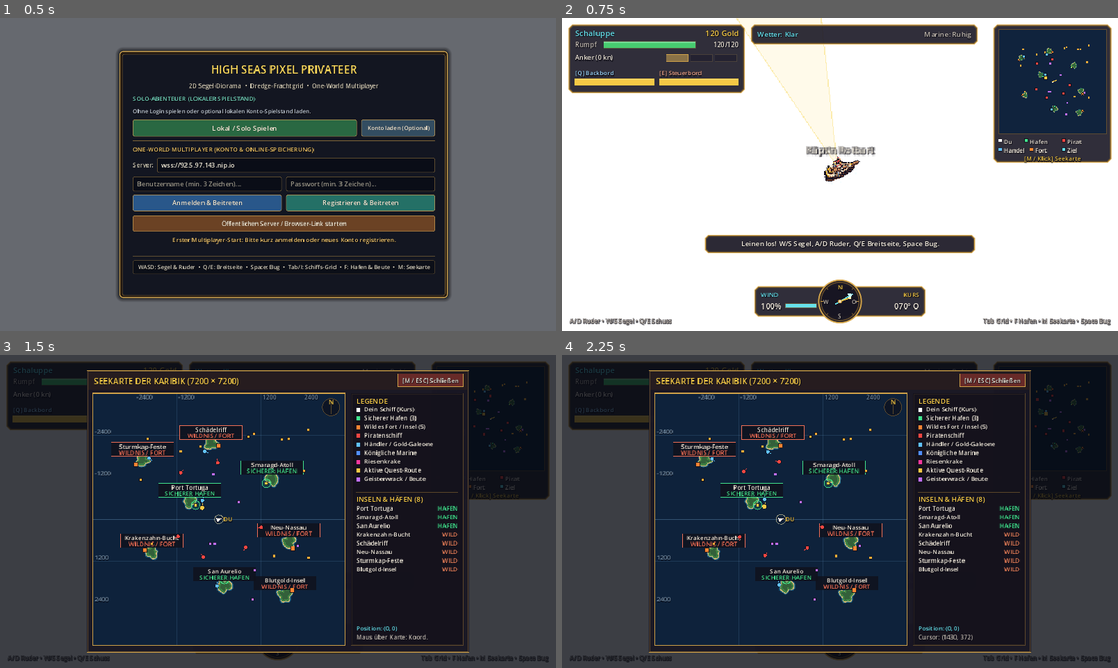
Above: before the commit, frames 1-4 (two rows, left to right).
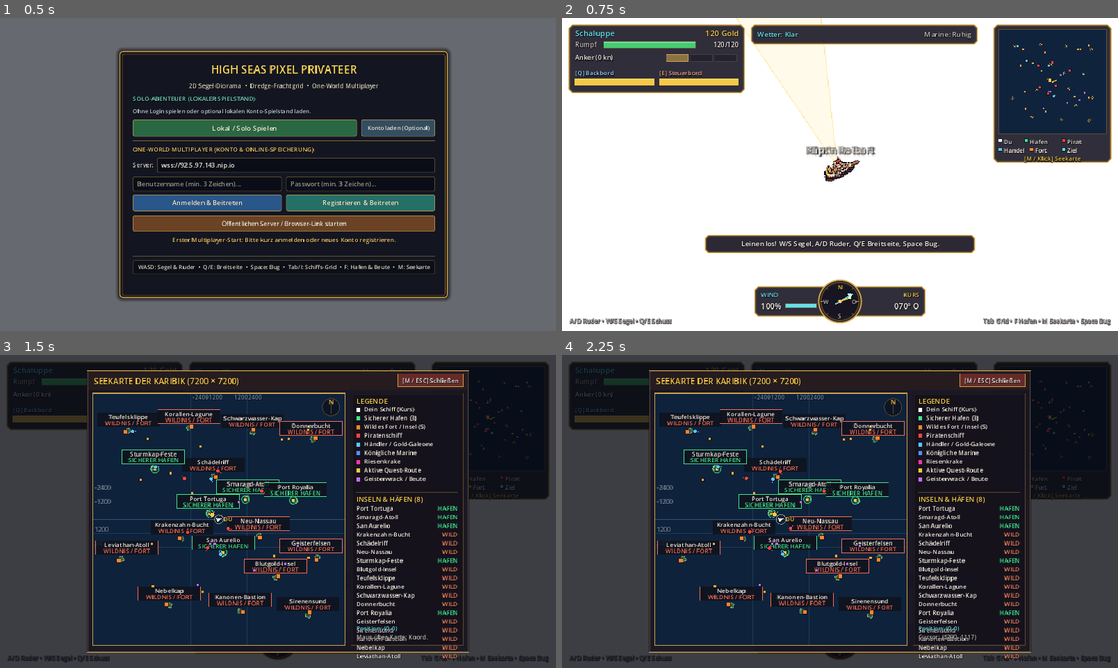
Above: after the commit, the same moments.

Repository: gandidast/high-seas-privateer
Game: Godot game, scene res://main.tscn
Two runs of this game, one before a commit and one after it. Both use one fixed random seed, a clock stepped at 60 frames per second and the inputs below.
Inputs (mouse positions are in pixels of both pictures, inside the frame that each line leads up to):
- Up to frame 1 (0.5 s): no input
- Up to frame 2 (0.75 s): click "Lokal / Solo Spielen" at 0.5 s
- Up to frame 3 (1.5 s): tap Enter at 1.25 s; drag from (489, 430) to (333, 442) at 1.27 s
- Up to frame 4 (2.25 s): drag from (840, 511) to (812, 574) at 2.02 s

Frame 1 is identical in both runs. In frame 2, 0.3% of the frame differs, in the area x 80-96%, y 8-34%; in frame 3, 14%; in frame 4, 14%, in the area x 16-96%, y 8-98%.

Commit message:
Implement armor/hull buffs, 3 new ship classes (tiers 6-8), and 21600x21600 18-island world

Diff:
--- a/shared/contracts.gd
+++ b/shared/contracts.gd
@@ -9,7 +9,7 @@
 ## via both `Contracts` (class_name) and `EventBus` (Autoload singleton).
 
 const DEFAULT_WORLD_SEED: int = 1337420
-const WORLD_HALF_EXTENT: float = 3600.0
+const WORLD_HALF_EXTENT: float = 10800.0
 const SERVER_DEFAULT_PORT: int = 8080
 
 # Water depth thresholds returned by get_water_depth(world_pos, world_seed):
@@ -67,7 +67,10 @@
 	BRIGANTINE = 2,      ## Brigg (Tier 2: Allrounder, 7x5 Grid)
 	FRIGATE = 3,         ## Fregatte (Tier 3: 8x6 Grid, schwere Breitseite)
 	CORSAIR_CLIPPER = 4, ## Kaper-Klipper (Tier 4: schnellster Jäger, +15% Nachladegeschwindigkeit)
-	WAR_GALLEON = 5      ## Kriegsgaleone (Tier 5: 10x7 Grid, schwere Panzerung & Feuerkraft)
+	WAR_GALLEON = 5,     ## Kriegsgaleone (Tier 5: 10x7 Grid, schwere Panzerung & Feuerkraft)
+	CORSAIR_XEBEC = 6,   ## Korsaren-Schebecke (Tier 6: 8x5 Grid, 2 Bug-Slots, +12% Nachladen, Ramm-Jäger)
+	IRONCLAD = 7,        ## Panzer-Monitor (Tier 7: 9x6 Grid, schwere Eisenpanzerung & Rammsporn)
+	MAN_O_WAR = 8        ## Linienschiff (Tier 8: 12x7 Grid, gewaltiges Dreidecker-Flaggschiff)
 }
 
 const SHIP_CLASS_SPECS: Dictionary = {
@@ -109,9 +112,9 @@
 		"cost": 650,
 		"grid_cols": 7,
 		"grid_rows": 5,
-		"base_hp": 225.0,
+		"base_hp": 260.0,
 		"base_speed": 101.0,
-		"armor": 2.0,
+		"armor": 4.5,
 		"turn_speed": 1.60,
 		"inertia": 5.6,
 		"accel": 45.0,
@@ -125,9 +128,9 @@
 		"cost": 1400,
 		"grid_cols": 8,
 		"grid_rows": 6,
-		"base_hp": 330.0,
+		"base_hp": 420.0,
 		"base_speed": 97.0,
-		"armor": 4.0,
+		"armor": 9.0,
 		"turn_speed": 1.42,
 		"inertia": 4.6,
 		"accel": 42.0,
@@ -157,20 +160,71 @@
 		"cost": 4800,
 		"grid_cols": 10,
 		"grid_rows": 7,
-		"base_hp": 620.0,
+		"base_hp": 760.0,
 		"base_speed": 90.0,
-		"armor": 8.5,
+		"armor": 15.0,
 		"turn_speed": 1.18,
 		"inertia": 3.8,
 		"accel": 38.0,
 		"max_weight": 190.0,
 		"hull_radius": 23.0,
 		"reload_bonus": 1.0
+	},
+	ShipClass.CORSAIR_XEBEC: {
+		"tier": ShipClass.CORSAIR_XEBEC,
+		"name": "Korsaren-Schebecke",
+		"cost": 3600,
+		"grid_cols": 8,
+		"grid_rows": 5,
+		"base_hp": 310.0,
+		"base_speed": 128.0,
+		"armor": 5.5,
+		"turn_speed": 1.92,
+		"inertia": 6.8,
+		"accel": 54.0,
+		"max_weight": 95.0,
+		"hull_radius": 17.0,
+		"reload_bonus": 1.12,
+		"ram_bonus": 12.0,
+		"bow_slots": 2
+	},
+	ShipClass.IRONCLAD: {
+		"tier": ShipClass.IRONCLAD,
+		"name": "Panzer-Monitor",
+		"cost": 5800,
+		"grid_cols": 9,
+		"grid_rows": 6,
+		"base_hp": 820.0,
+		"base_speed": 86.0,
+		"armor": 24.0,
+		"turn_speed": 1.15,
+		"inertia": 3.8,
+		"accel": 38.0,
+		"max_weight": 185.0,
+		"hull_radius": 22.0,
+		"reload_bonus": 1.0,
+		"ram_bonus": 24.0
+	},
+	ShipClass.MAN_O_WAR: {
+		"tier": ShipClass.MAN_O_WAR,
+		"name": "Linienschiff",
+		"cost": 8800,
+		"grid_cols": 12,
+		"grid_rows": 7,
+		"base_hp": 1040.0,
+		"base_speed": 84.0,
+		"armor": 18.5,
+		"turn_speed": 1.02,
+		"inertia": 3.2,
+		"accel": 34.0,
+		"max_weight": 260.0,
+		"hull_radius": 25.0,
+		"reload_bonus": 1.0
 	}
 }
 
 static func get_ship_class_spec(tier: int) -> Dictionary:
-	var clamped_tier: int = clampi(tier, ShipClass.SLOOP, ShipClass.WAR_GALLEON)
+	var clamped_tier: int = clampi(tier, ShipClass.SLOOP, ShipClass.MAN_O_WAR)
 	return SHIP_CLASS_SPECS.get(clamped_tier, SHIP_CLASS_SPECS[ShipClass.SLOOP])
 
 enum WeatherState {
@@ -632,7 +686,7 @@
 
 
 class ShipStats extends RefCounted:
-	var hull_tier: int = 0                ## 0 = Schaluppe, 1 = Brigg, 2 = Schwere Fregatte/Galeone
+	var hull_tier: int = 0                ## 0 = Schaluppe .. 8 = Linienschiff
 	var base_max_hp: float = 120.0
 	var max_hp: float = 120.0
 	var armor: float = 0.0
@@ -658,6 +712,7 @@
 	var powder_barrel_count: int = 0
 	var sail_upgrade_count: int = 0
 	var passive_repair_rate: float = 0.0
+	var innate_ram_bonus: float = 0.0
 	var ram_damage_bonus: float = 0.0
 	var vision_bonus: float = 0.0
 	var burn_bonus_dps: float = 0.0
@@ -688,6 +743,7 @@
 			"powder_barrel_count": powder_barrel_count,
 			"sail_upgrade_count": sail_upgrade_count,
 			"passive_repair_rate": passive_repair_rate,
+			"innate_ram_bonus": innate_ram_bonus,
 			"ram_damage_bonus": ram_damage_bonus,
 			"vision_bonus": vision_bonus,
 			"burn_bonus_dps": burn_bonus_dps,
@@ -719,6 +775,7 @@
 		s.powder_barrel_count = int(d.get("powder_barrel_count", 0))
 		s.sail_upgrade_count = int(d.get("sail_upgrade_count", 0))
 		s.passive_repair_rate = float(d.get("passive_repair_rate", 0.0))
+		s.innate_ram_bonus = float(d.get("innate_ram_bonus", 0.0))
 		s.ram_damage_bonus = float(d.get("ram_damage_bonus", 0.0))
 		s.vision_bonus = float(d.get("vision_bonus", 0.0))
 		s.burn_bonus_dps = float(d.get("burn_bonus_dps", 0.0))
@@ -851,8 +908,8 @@
 # (sin, cos, atan2, length, clamp) so that GLSL in `ocean_shader.gdshader` and
 # GDScript in `world_map.gd` / `ship_physics.gd` produce 100% identical results!
 
-const ISLAND_COUNT: int = 8
-const SAFE_HARBOR_INDICES: Array[int] = [0, 1, 2]
+const ISLAND_COUNT: int = 18
+const SAFE_HARBOR_INDICES: Array[int] = [0, 1, 2, 6, 12]
 
 const ISLAND_NAMES: Array[String] = [
 	"Port Tortuga",
@@ -862,21 +919,41 @@
 	"Schädelriff",
 	"Neu-Nassau",
 	"Sturmkap-Feste",
-	"Blutgold-Insel"
+	"Blutgold-Insel",
+	"Teufelsklippe",
+	"Korallen-Lagune",
+	"Schwarzwasser-Kap",
+	"Donnerbucht",
+	"Port Royalia",
+	"Geisterfelsen",
+	"Sirenensund",
+	"Kanonen-Bastion",
+	"Nebelkap",
+	"Leviathan-Atoll"
 ]
 
 # Base island archetypes: Vector4(base_x, base_y, base_radius, harbor_angle_rad)
-# Placed across [-2500..+2500] around the open central starting sea (0, 0 is deep navigable ocean!).
-# Indices 0..2 are safe harbors (NW, NE, South); indices 3..7 are wild pirate/fort/treasure islands.
+# Placed across [-9200..+9200] around the open central starting sea (0, 0 is deep navigable ocean!).
+# Indices 0, 1, 2, 6, 12 are safe harbors (5 total); the remaining 13 indices are wild pirate/fort/treasure islands.
 const BASE_ISLAND_SPECS: Array[Vector4] = [
-	Vector4(-780.0, -480.0, 185.0, 0.55),   # 0: Port Tortuga (Safe Harbor NW, facing SE toward spawn)
-	Vector4(1520.0, -1180.0, 195.0, 2.45),  # 1: Smaragd-Atoll (Safe Harbor NE, facing SW)
-	Vector4(120.0, 1840.0, 205.0, -1.57),   # 2: San Aurelio (Safe Harbor South, facing North)
-	Vector4(-1960.0, 920.0, 185.0, -0.45),  # 3: Krakenzahn-Bucht (Wild WSW)
-	Vector4(-220.0, -2120.0, 195.0, 1.57),  # 4: Schädelriff (Wild North)
-	Vector4(2040.0, 680.0, 200.0, -2.65),   # 5: Neu-Nassau (Wild East)
-	Vector4(-2140.0, -1680.0, 190.0, 0.72), # 6: Sturmkap-Feste (Wild NW)
-	Vector4(1880.0, 2100.0, 210.0, -2.25)   # 7: Blutgold-Insel (Wild SE)
+	Vector4(-880.0, -540.0, 190.0, 0.55),   # 0: Port Tortuga (Safe Harbor Central-NW, facing SE toward spawn)
+	Vector4(2450.0, -1850.0, 200.0, 2.45),  # 1: Smaragd-Atoll (Safe Harbor Inner-NE, facing SW)
+	Vector4(320.0, 2950.0, 210.0, -1.57),   # 2: San Aurelio (Safe Harbor Inner-South, facing North)
+	Vector4(-3200.0, 1650.0, 195.0, -0.45), # 3: Krakenzahn-Bucht (Wild WSW)
+	Vector4(-480.0, -3650.0, 205.0, 1.57),  # 4: Schädelriff (Wild North)
+	Vector4(3450.0, 1400.0, 200.0, -2.65),  # 5: Neu-Nassau (Wild East)
+	Vector4(-5600.0, -4400.0, 210.0, 0.65), # 6: Sturmkap-Feste (Safe Harbor NW)
+	Vector4(4850.0, 4950.0, 220.0, -2.25),  # 7: Blutgold-Insel (Wild SE)
+	Vector4(-7800.0, -7600.0, 230.0, 0.78), # 8: Teufelsklippe (Wild Far-NW)
+	Vector4(-2600.0, -7800.0, 210.0, 1.40), # 9: Korallen-Lagune (Wild Far-NNW)
+	Vector4(2900.0, -7400.0, 225.0, 1.85),  # 10: Schwarzwasser-Kap (Wild Far-NNE)
+	Vector4(8100.0, -6800.0, 235.0, 2.55),  # 11: Donnerbucht (Wild Far-NE)
+	Vector4(6600.0, -1600.0, 215.0, -2.90), # 12: Port Royalia (Safe Harbor Far-East)
+	Vector4(8400.0, 3200.0, 225.0, -2.40),  # 13: Geisterfelsen (Wild Far-ESE)
+	Vector4(7600.0, 8200.0, 240.0, -2.35),  # 14: Sirenensund (Wild Far-SE)
+	Vector4(1800.0, 7900.0, 220.0, -1.65),  # 15: Kanonen-Bastion (Wild Far-SSE)
+	Vector4(-4200.0, 7400.0, 230.0, -1.15), # 16: Nebelkap (Wild Far-SSW)
+	Vector4(-8300.0, 3400.0, 235.0, -0.35)  # 17: Leviathan-Atoll (Wild Far-WSW)
 ]
 
 static func _seed_offset(world_seed: int, idx: int) -> Vector3:
@@ -922,7 +999,7 @@
 	var effective_r: float = base_r * (1.0 + wave - 0.28 * cove_factor)
 	return effective_r
 
-## Returns the deterministic array of all 8 named islands (3 safe harbors, 5 wild islands).
+## Returns the deterministic array of all 18 named islands (5 safe harbors, 13 wild islands).
 static func get_islands(world_seed: int = DEFAULT_WORLD_SEED) -> Array[IslandData]:
 	var result: Array[IslandData] = []
 	for i in range(ISLAND_COUNT):
--- a/sim/dredge_grid.gd
+++ b/sim/dredge_grid.gd
@@ -1,7 +1,7 @@
 class_name DredgeGrid
 extends Node
 ## Dredge-inspired dynamic Tetris ship inventory & stat compiler.
-## Handles 6 ship classes (6x4 Sloop up to 10x7 War Galleon), slot-type constraints
+## Handles 9 ship classes (6x4 Sloop up to 12x7 Man-o'-War), slot-type constraints
 ## (including BOW_WEAPON slots), adjacency synergies (powder barrels, alchemist powder,
 ## gunner quarters), crew/hull/sail upgrades, and weight penalties.
 
@@ -26,7 +26,7 @@
 
 
 func set_hull_tier(new_tier: int) -> void:
-	hull_tier = clampi(new_tier, Contracts.ShipClass.SLOOP, Contracts.ShipClass.WAR_GALLEON)
+	hull_tier = clampi(new_tier, Contracts.ShipClass.SLOOP, Contracts.ShipClass.MAN_O_WAR)
 	_evict_incompatible_items_to_stash()
 	compile_stats()
 
@@ -65,7 +65,12 @@
 		return Contracts.SlotType.DECK_PORT
 	if gy == h - 1:
 		return Contracts.SlotType.DECK_STARBOARD
-	if gx == w - 1 and gy >= 1 and gy <= h - 2 and gy >= (h - 1) / 2 and gy <= h / 2:
+	if hull_tier == Contracts.ShipClass.CORSAIR_XEBEC:
+		if gx == w - 1 and gy >= 1 and gy <= h - 2:
+			return Contracts.SlotType.BOW
+		if gx == w - 2 and (gy == 1 or gy == h - 2):
+			return Contracts.SlotType.BOW
+	elif gx == w - 1 and gy >= 1 and gy <= h - 2 and gy >= (h - 1) / 2 and gy <= h / 2:
 		return Contracts.SlotType.BOW
 	var is_clipper: bool = (hull_tier == Contracts.ShipClass.CORSAIR_CLIPPER)
 	var mast_w: int = 4 if is_clipper else clampi(w - 4, 2, 4)
@@ -453,6 +458,9 @@
 	var base_armor: float = float(spec.get("armor", 0.0))
 	var base_turn: float = float(spec.get("turn_speed", 1.75))
 	var class_reload_bonus: float = maxf(0.25, float(spec.get("reload_bonus", 1.0)))
+	var innate_ram: float = float(spec.get("ram_bonus", 0.0))
+	stats.innate_ram_bonus = innate_ram
+	stats.ram_damage_bonus = innate_ram
 
 	var synergy_sources: Array[Dictionary] = []
 	var total_weight: float = 0.0
@@ -602,7 +610,7 @@
 
 func from_dict(d: Dictionary) -> void:
 	ship_id = int(d.get("ship_id", ship_id))
-	hull_tier = clampi(int(d.get("hull_tier", hull_tier)), Contracts.ShipClass.SLOOP, Contracts.ShipClass.WAR_GALLEON)
+	hull_tier = clampi(int(d.get("hull_tier", hull_tier)), Contracts.ShipClass.SLOOP, Contracts.ShipClass.MAN_O_WAR)
 	placed_items.clear()
 	stash_items.clear()
 
--- a/sim/item_database.gd
+++ b/sim/item_database.gd
@@ -130,7 +130,7 @@
 		7.0, 85,
 		Color(0.52, 0.35, 0.22), Color(0.74, 0.56, 0.38),
 		0.0, 3.0, 260.0, 220.0, 0.0, 6.0,
-		0.0, 0.0, 3.0, 45.0, 0.0, 0.0
+		0.0, 0.0, 7.5, 95.0, 0.0, 0.0
 	)
 
 	_register(
@@ -144,7 +144,7 @@
 		8.0, 130,
 		Color(0.72, 0.42, 0.26), Color(0.42, 0.78, 0.66),
 		0.0, 3.0, 260.0, 220.0, 0.0, 6.0,
-		8.0, 0.0, 5.0, 30.0, 0.0, 0.0
+		10.0, 0.0, 11.0, 90.0, 0.0, 0.0
 	)
 
 	_register(
@@ -238,7 +238,7 @@
 		8.0, 140,
 		Color(0.32, 0.36, 0.44), Color(0.84, 0.88, 0.95),
 		0.0, 3.0, 260.0, 220.0, 0.0, 6.0,
-		0.0, 0.0, 4.0, 25.0, 0.0, 0.0,
+		0.0, 0.0, 6.5, 45.0, 0.0, 0.0,
 		0.0, 0.0, 35.0, 0.0, 0.0
 	)
 
@@ -534,9 +534,9 @@
 	return ids
 
 
-## Creates a weapon drop scaled to an enemy ship or harbor tier (0..5).
+## Creates a weapon drop scaled to an enemy ship or harbor tier (0..8).
 static func create_tiered_weapon(tier: int, rng: RandomNumberGenerator = null) -> Contracts.GridItemData:
-	var clamped_tier: int = clampi(tier, 0, 5)
+	var clamped_tier: int = clampi(tier, 0, 8)
 	var min_r: int = Contracts.ItemRarity.COMMON
 	var max_r: int = Contracts.ItemRarity.UNCOMMON
 	match clamped_tier:
@@ -549,7 +549,7 @@
 		3:
 			min_r = Contracts.ItemRarity.RARE
 			max_r = Contracts.ItemRarity.RARE
-		4, 5:
+		4, 5, 6, 7, 8:
 			min_r = Contracts.ItemRarity.RARE
 			max_r = Contracts.ItemRarity.LEGENDARY
 
--- a/sim/ship_physics.gd
+++ b/sim/ship_physics.gd
@@ -1,6 +1,6 @@
 class_name ShipPhysics
 extends Node
-## Snappy arcade sailing physics ("Privateers"-feel) with 6 ship classes,
+## Snappy arcade sailing physics ("Privateers"-feel) with 9 ship classes,
 ## 3 sail states, forgiving upwind handling, rudder inertia, shallow-water damping,
 ## tangential coastline scraping, passive hull repair, burn DoT, and safe-harbor protection.
 
@@ -44,7 +44,7 @@
 	heading = wrapf(p_heading, -PI, PI)
 	faction = p_faction
 	ship_name = p_name
-	hull_tier = clampi(stats.hull_tier, Contracts.ShipClass.SLOOP, Contracts.ShipClass.WAR_GALLEON)
+	hull_tier = clampi(stats.hull_tier, Contracts.ShipClass.SLOOP, Contracts.ShipClass.MAN_O_WAR)
 	_sync_hull_radius_for_tier()
 	velocity = Vector2.ZERO
 	speed = 0.0
@@ -77,7 +77,7 @@
 
 
 func upgrade_ship_class(new_tier: int) -> void:
-	var clamped_tier: int = clampi(new_tier, Contracts.ShipClass.SLOOP, Contracts.ShipClass.WAR_GALLEON)
+	var clamped_tier: int = clampi(new_tier, Contracts.ShipClass.SLOOP, Contracts.ShipClass.MAN_O_WAR)
 	var old_spec: Dictionary = Contracts.get_ship_class_spec(hull_tier)
 	var new_spec: Dictionary = Contracts.get_ship_class_spec(clamped_tier)
 	var old_max: float = maxf(1.0, max_hp)
@@ -93,6 +93,7 @@
 	var old_base_speed: float = stats.base_max_speed
 	var old_base_armor: float = float(old_spec.get("armor", 0.0))
 	var old_base_turn: float = float(old_spec.get("turn_speed", 1.75))
+	var old_innate_ram: float = float(old_spec.get("ram_bonus", 0.0))
 	stats.hull_tier = hull_tier
 
 	stats.base_max_hp = float(new_spec.get("base_hp", 120.0))
@@ -105,6 +106,9 @@
 	var speed_delta: float = stats.base_max_speed - old_base_speed
 	var armor_delta: float = float(new_spec.get("armor", 0.0)) - old_base_armor
 	var turn_delta: float = float(new_spec.get("turn_speed", 1.75)) - old_base_turn
+	var new_innate_ram: float = float(new_spec.get("ram_bonus", 0.0))
+	stats.innate_ram_bonus = new_innate_ram
+	stats.ram_damage_bonus = maxf(0.0, stats.ram_damage_bonus - old_innate_ram + new_innate_ram)
 	stats.max_hp = maxf(40.0, stats.max_hp + hp_delta)
 	stats.max_speed = maxf(35.0, stats.max_speed + speed_delta)
 	stats.armor = maxf(0.0, stats.armor + armor_delta)
@@ -123,7 +127,7 @@
 	var old_max: float = maxf(1.0, max_hp)
 	var ratio: float = clampf(hp / old_max, 0.0, 1.0)
 	stats = new_stats
-	hull_tier = clampi(stats.hull_tier, Contracts.ShipClass.SLOOP, Contracts.ShipClass.WAR_GALLEON)
+	hull_tier = clampi(stats.hull_tier, Contracts.ShipClass.SLOOP, Contracts.ShipClass.MAN_O_WAR)
 	_sync_hull_radius_for_tier()
 	max_hp = maxf(10.0, stats.max_hp)
 	if not is_sunk:
@@ -346,7 +350,7 @@
 	ship_id = int(d.get("ship_id", ship_id))
 	faction = int(d.get("faction", faction))
 	ship_name = str(d.get("ship_name", ship_name))
-	hull_tier = clampi(int(d.get("hull_tier", hull_tier)), Contracts.ShipClass.SLOOP, Contracts.ShipClass.WAR_GALLEON)
+	hull_tier = clampi(int(d.get("hull_tier", hull_tier)), Contracts.ShipClass.SLOOP, Contracts.ShipClass.MAN_O_WAR)
 	_sync_hull_radius_for_tier()
 	world_pos = Vector2(float(d.get("x", world_pos.x)), float(d.get("y", world_pos.y)))
 	velocity = Vector2(float(d.get("vx", velocity.x)), float(d.get("vy", velocity.y)))
